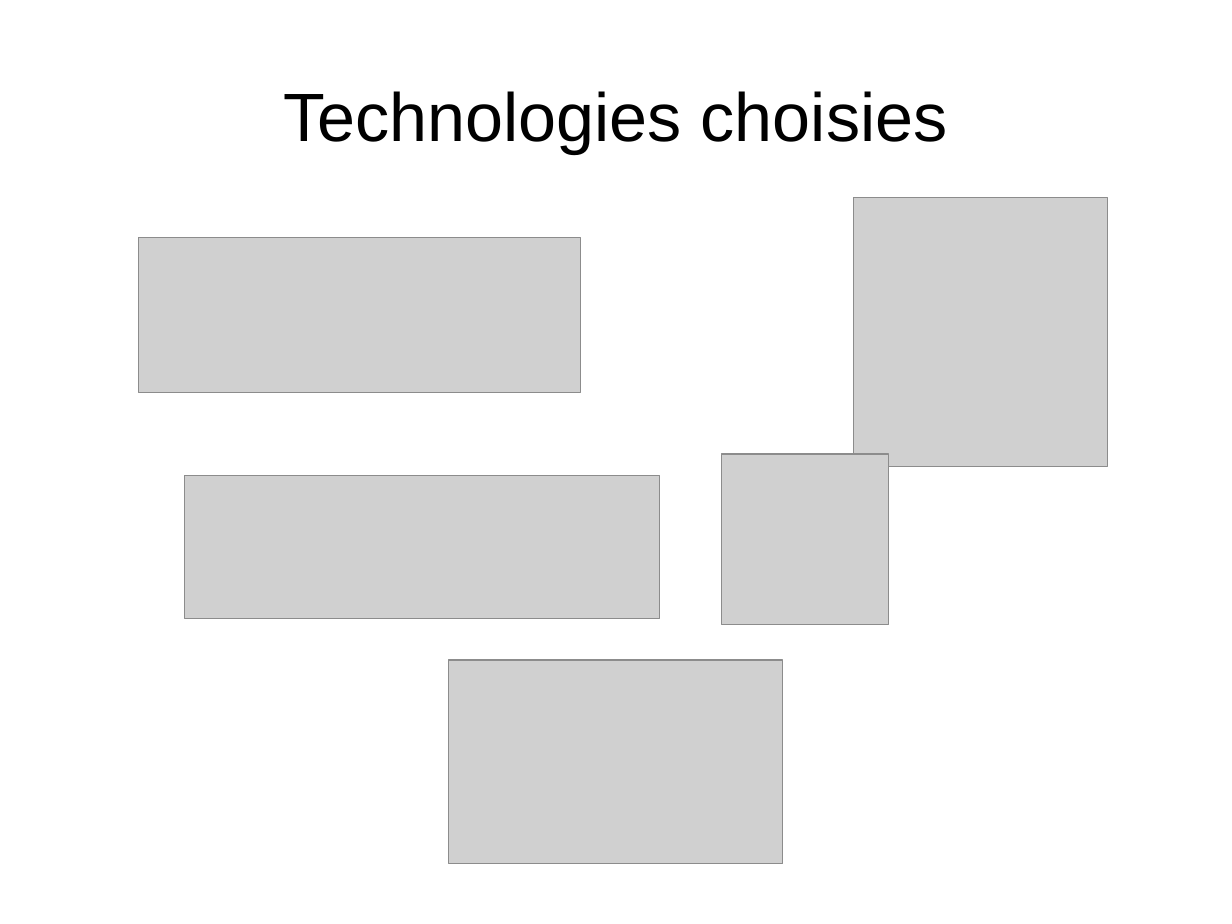
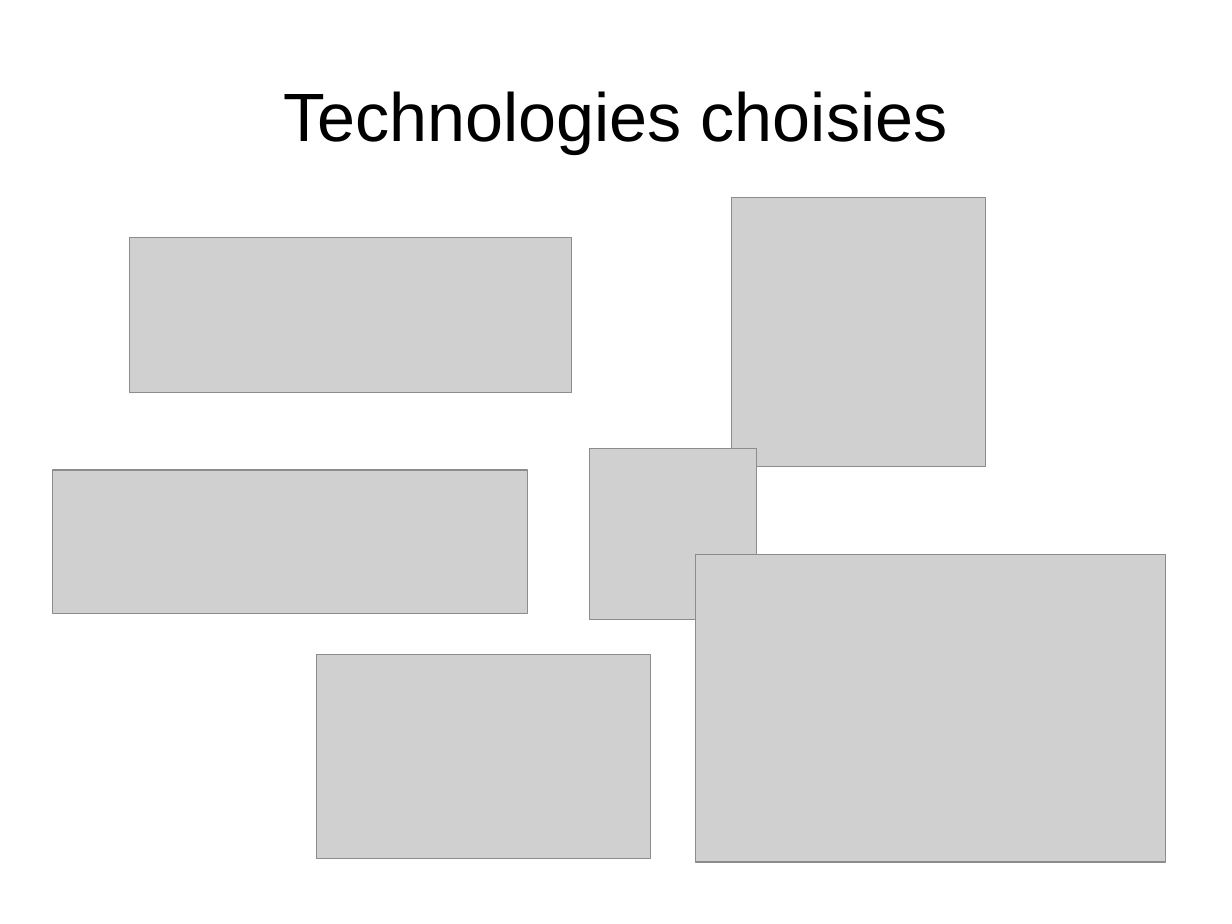
Before and after one commit to Wathil/POECNews, a slide deck: slide 12 of presentation.odp. Drawn at 1232x924 pixels with LibreOffice and Linux fonts; fonts in the diff are those of the drawing; grey boxes stand for pictures. Boxes give left, top, right and bottom in pixels: in the first picture for what was removed or moved away, otherwise in the second. Text is boxed around its words. In the diff, an @@ line names an element or a change of style, - is before the commit and + after.

```diff
--- a/presentation.odp
+++ b/presentation.odp
@@ picture: place and size @@
-picture at box(854, 198, 1108, 467)
+picture at box(732, 198, 986, 467)
@@ picture: place and size @@
-picture at box(139, 238, 581, 394)
+picture at box(130, 238, 572, 394)
@@ picture: place and size @@
-picture at box(722, 454, 890, 625)
+picture at box(590, 449, 758, 620)
@@ picture: place and size @@
-picture at box(184, 475, 660, 618)
+picture at box(53, 471, 528, 614)
@@ picture added at box(695, 555, 1166, 862) @@
@@ picture: place and size @@
-picture at box(449, 661, 784, 864)
+picture at box(316, 655, 651, 859)
```
Also in this commit, not shown: 1 other file.
